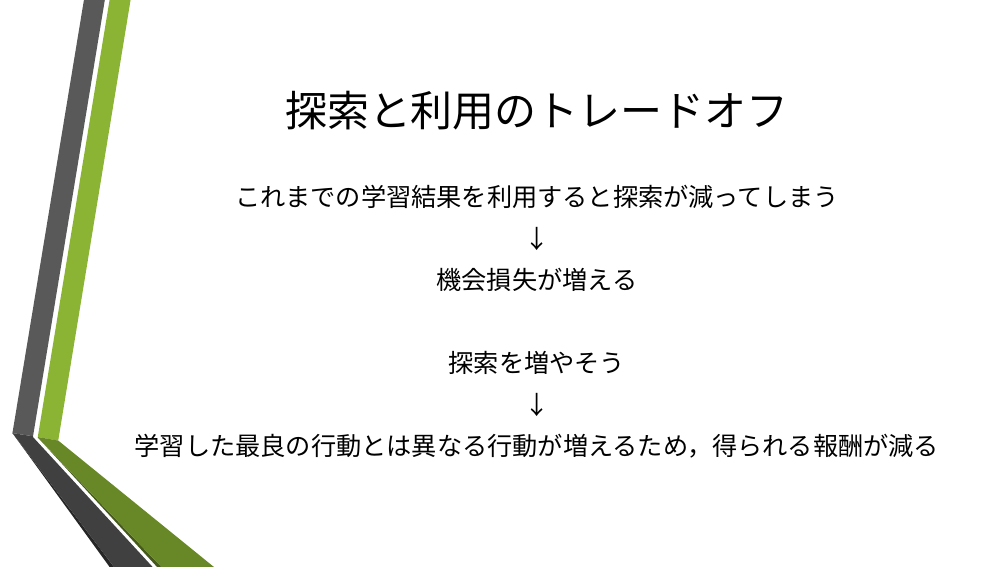
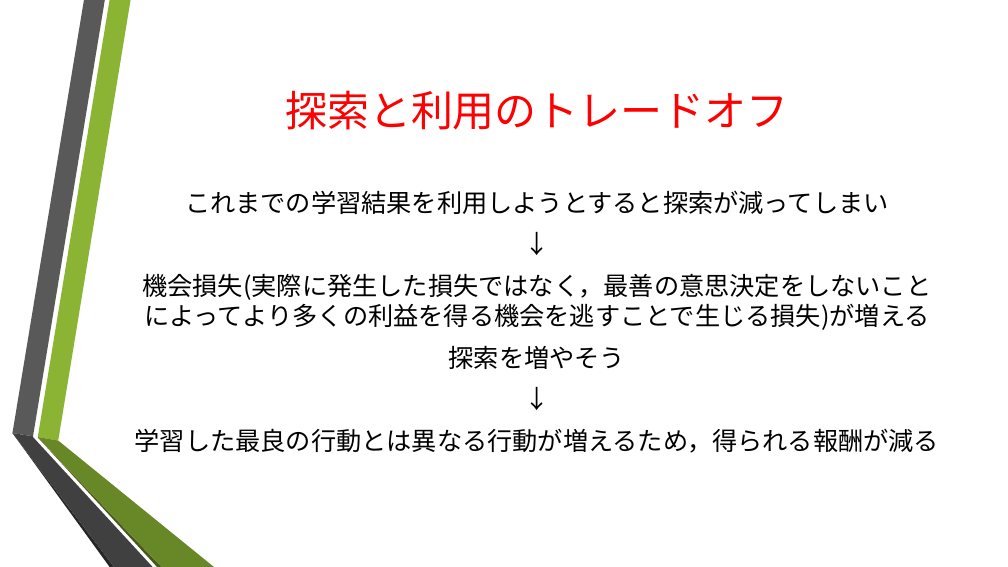
Before and after one commit to makototakamatsu/rainforcement_learning, a slide deck: slide 9 of 強化学習入門2.pptx (slide 4 before the commit). Drawn at 1008x567 pixels with LibreOffice and Linux fonts; fonts in the diff are those of the drawing; background and template pictures are left out. Boxes give left, top, right and bottom in pixels: in the first picture for what was removed or moved away, otherwise in the second. Text is boxed around its words. In the diff, an @@ line names an element or a change of style, - is before the commit and + after.

```diff
--- a/強化学習入門2.pptx
+++ b/強化学習入門2.pptx
@@ title "探索と利用のトレードオフ" at bbox=[285, 90, 789, 130]: text colour #000000 to #FF0000 @@
@@ text at bbox=[185, 190, 889, 214]: text changed @@
-これまでの学習結果を利用すると探索が減ってしまう
+これまでの学習結果を利用しようとすると探索が減ってしまい
@@ text at bbox=[142, 273, 931, 330]: text changed @@
-機会損失が増える
+機会損失(実際に発生した損失ではなく，最善の意思決定をしないことによってより多くの利益を得る機会を逃すことで生じる損失)が増える
```
Also in this commit, not shown: 5 other slides changed, 7 slides added, 2 slides removed.
